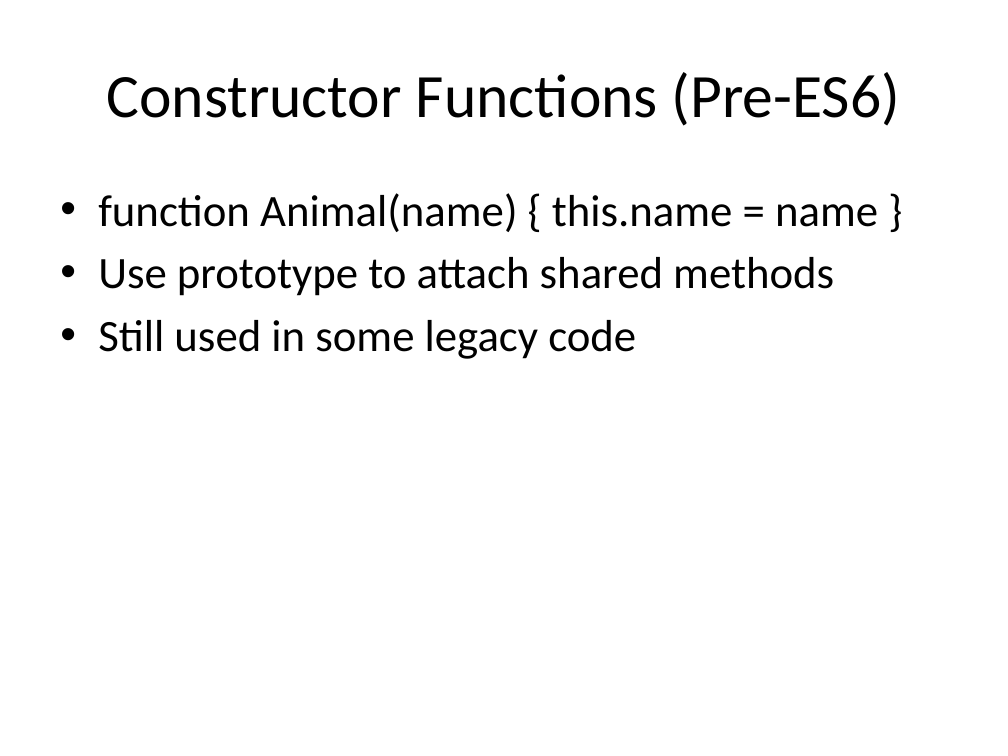
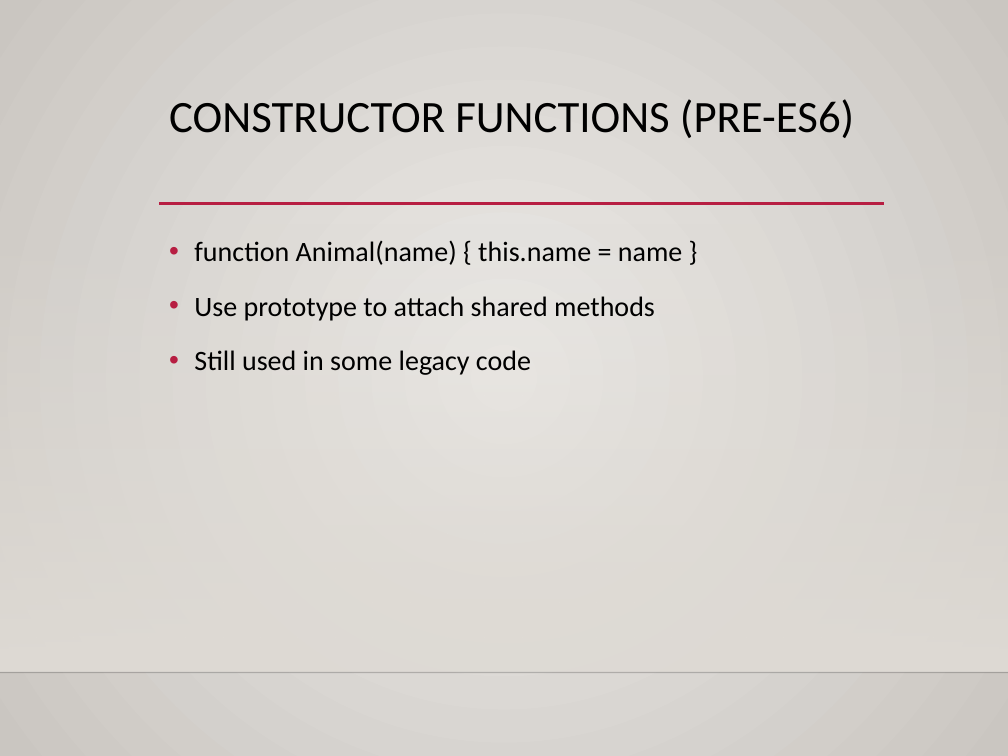
Before and after one commit to dtarvin/JavaScript-Class, a slide deck: slide 15 of slides for class/JS_Week4_Slides.pptx. Drawn at 1008x756 pixels with LibreOffice and Linux fonts; fonts in the diff are those of the drawing; background and template pictures are left out. Boxes give left, top, right and bottom in pixels: in the first picture for what was removed or moved away, otherwise in the second. Text is boxed around its words. In the diff, an @@ line names an element or a change of style, - is before the commit and + after.

Commit message:
formatting slides and editing slides

```diff
--- a/slides for class/JS_Week4_Slides.pptx
+++ b/slides for class/JS_Week4_Slides.pptx
@@ background #FFFFFF to gradient #ECEAE7 to #CAC7C1 @@
@@ title "CONSTRUCTOR FUNCTIONS (PRE-ES6)" at box(169, 99, 854, 138): vertical alignment middle to top @@
@@ title at box(169, 99, 854, 138): text changed; size 44 to 32 pt @@
-Constructor Functions (Pre-ES6)
+CONSTRUCTOR FUNCTIONS (PRE-ES6)
@@ line added from (159, 204) to (884, 204), #B71E42 2.5 pt @@
@@ rectangle added at box(0, 222, 1008, 671), fill gradient #DFDBD5 @@
@@ text "function Animal(name) { this.name = ...": place and size @@
-text "function Animal(name) { this.name = ..." at box(98, 193, 878, 359)
+text "function Animal(name) { this.name = ..." at box(194, 241, 682, 375)
@@ text "function Animal(name) { this.name = ..." at box(194, 241, 682, 375): size 32 to 20 pt; indent changed; line spacing 1 to 1.2; more space between paragraphs @@
@@ line added from (0, 672) to (1008, 672), #000001 1 pt @@
```
Also in this commit, not shown: 18 other slides changed, 28 other files.
